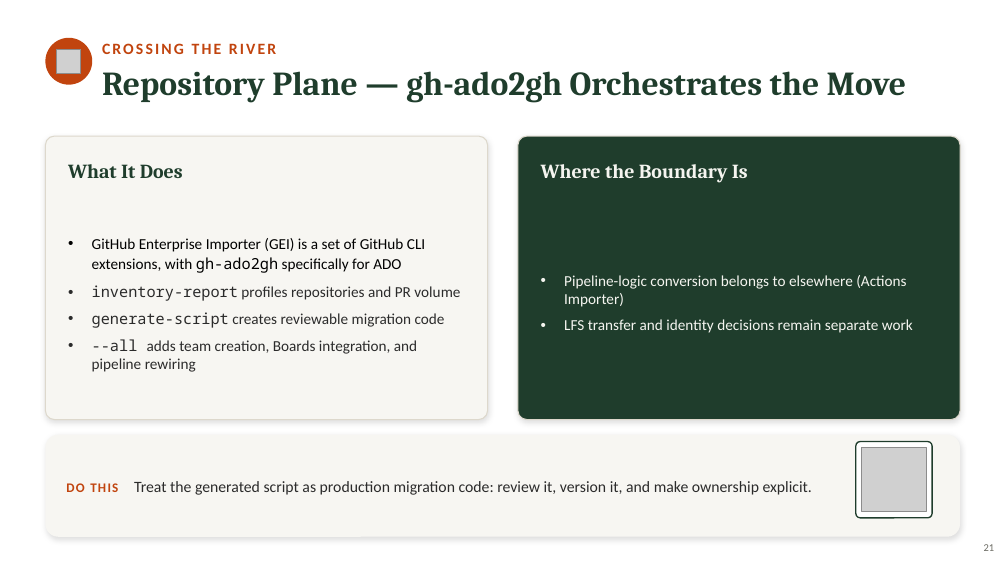
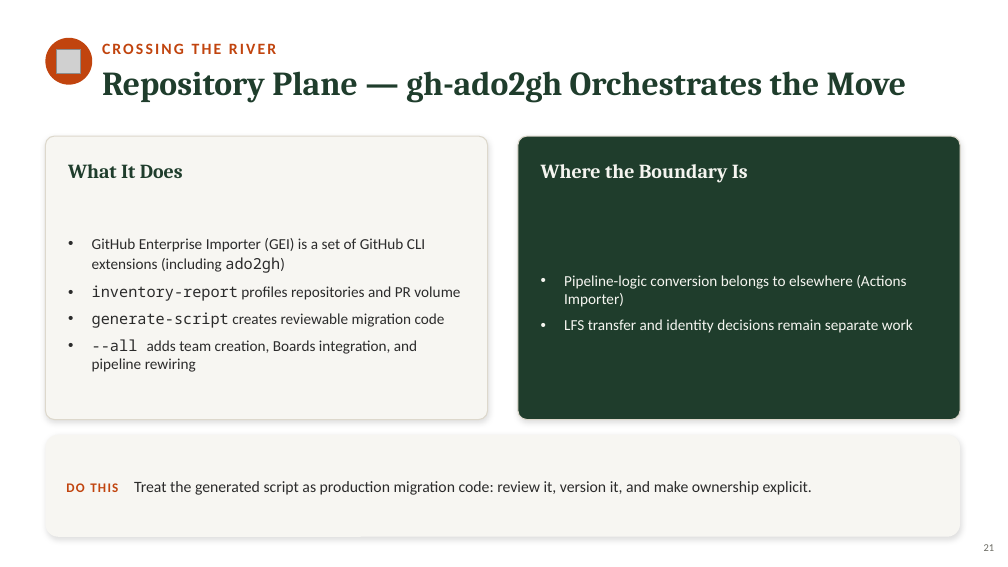
Before and after one commit to neumann1990/Azure_DevOps_To_GitHub, a slide deck: slide 21 of presentation/azure-devops-to-github-the-great-migration-FULL-DECK.pptx. Drawn at 1008x567 pixels with LibreOffice and Linux fonts; fonts in the diff are those of the drawing; grey boxes stand for pictures. Boxes give left, top, right and bottom in pixels: in the first picture for what was removed or moved away, otherwise in the second. Text is boxed around its words. In the diff, an @@ line names an element or a change of style, - is before the commit and + after.

```diff
--- a/presentation/azure-devops-to-github-the-great-migration-FULL-DECK.pptx
+++ b/presentation/azure-devops-to-github-the-great-migration-FULL-DECK.pptx
@@ text at (92,238,425,273): text changed; text colour #000000 to #2B2B2B @@
-• GitHub Enterprise Importer (GEI) is a set of GitHub CLI extensions, with gh-ado2gh specifically for ADO
+• GitHub Enterprise Importer (GEI) is a set of GitHub CLI extensions (including ado2gh)
@@ rounded rectangle removed at (856,442,932,518) @@
@@ picture removed at (862,448,926,512) @@
```
Also in this commit, not shown: 2 other slides changed.
